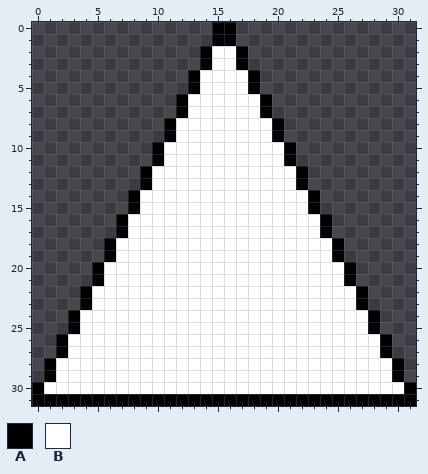
Two versions of one pixel-art file, assets/sprite1.aseprite. Above is the file before it was changed.
32x32 pixels, 1 frame. Colours within 5 levels of each other are drawn and written as one.
Palette (. is transparent): A #000000  B #ffffff
Pixels before, first column x 0:
 0 ...............AA...............
 1 ...............AA...............
 2 ..............ABBA..............
 3 ..............ABBA..............
 4 .............ABBBBA.............
 5 .............ABBBBA.............
 6 ............ABBBBBBA............
 7 ............ABBBBBBA............
 8 ...........ABBBBBBBBA...........
 9 ...........ABBBBBBBBA...........
10 ..........ABBBBBBBBBBA..........
11 ..........ABBBBBBBBBBA..........
12 .........ABBBBBBBBBBBBA.........
13 .........ABBBBBBBBBBBBA.........
14 ........ABBBBBBBBBBBBBBA........
15 ........ABBBBBBBBBBBBBBA........
16 .......ABBBBBBBBBBBBBBBBA.......
17 .......ABBBBBBBBBBBBBBBBA.......
18 ......ABBBBBBBBBBBBBBBBBBA......
19 ......ABBBBBBBBBBBBBBBBBBA......
20 .....ABBBBBBBBBBBBBBBBBBBBA.....
21 .....ABBBBBBBBBBBBBBBBBBBBA.....
22 ....ABBBBBBBBBBBBBBBBBBBBBBA....
23 ....ABBBBBBBBBBBBBBBBBBBBBBA....
24 ...ABBBBBBBBBBBBBBBBBBBBBBBBA...
25 ...ABBBBBBBBBBBBBBBBBBBBBBBBA...
26 ..ABBBBBBBBBBBBBBBBBBBBBBBBBBA..
27 ..ABBBBBBBBBBBBBBBBBBBBBBBBBBA..
28 .ABBBBBBBBBBBBBBBBBBBBBBBBBBBBA.
29 .ABBBBBBBBBBBBBBBBBBBBBBBBBBBBA.
30 ABBBBBBBBBBBBBBBBBBBBBBBBBBBBBBA
31 AAAAAAAAAAAAAAAAAAAAAAAAAAAAAAAA
New version:
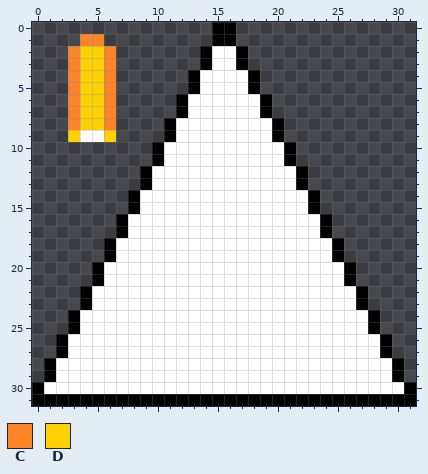
Colours new in this view: C #ff8426  D #ffd100
The edit:
layer "Layer 1 #2" added
Changed rows in their new state; - is an unchanged pixel.
Layer "Layer 1 #2":
first column x 3:
 1 -CC-
 2 CDDC
 3 CDDC
 4 CDDC
 5 CDDC
 6 CDDC
 7 CDDC
 8 CDDC
 9 DBBD
